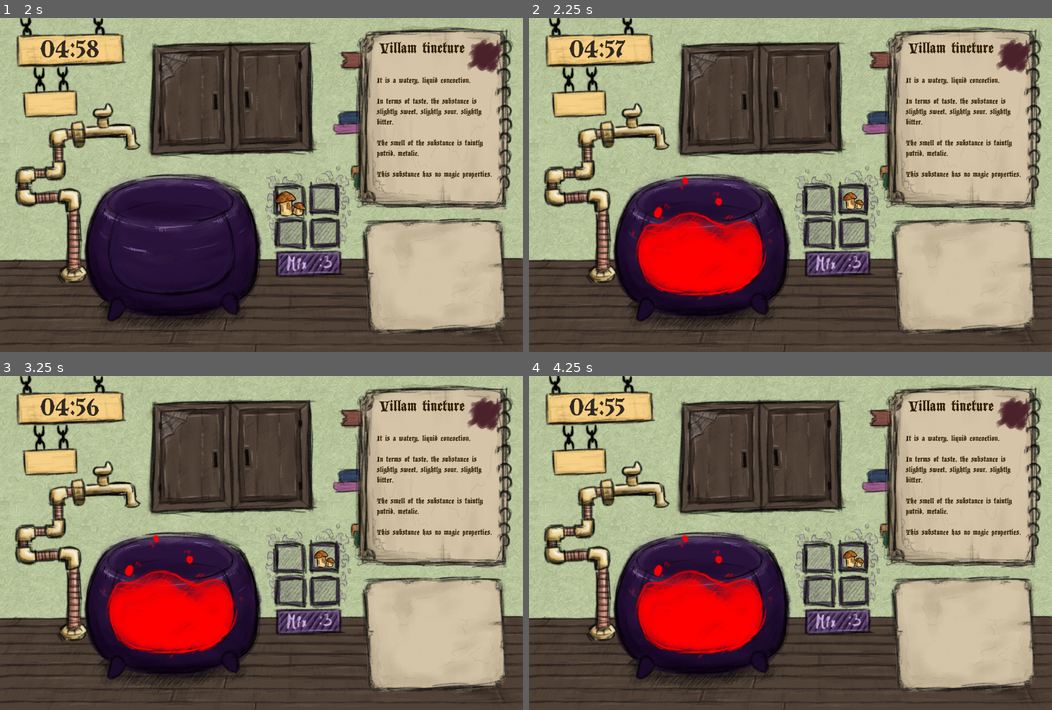
Above: before the commit, frames 1-4 (two rows, left to right).
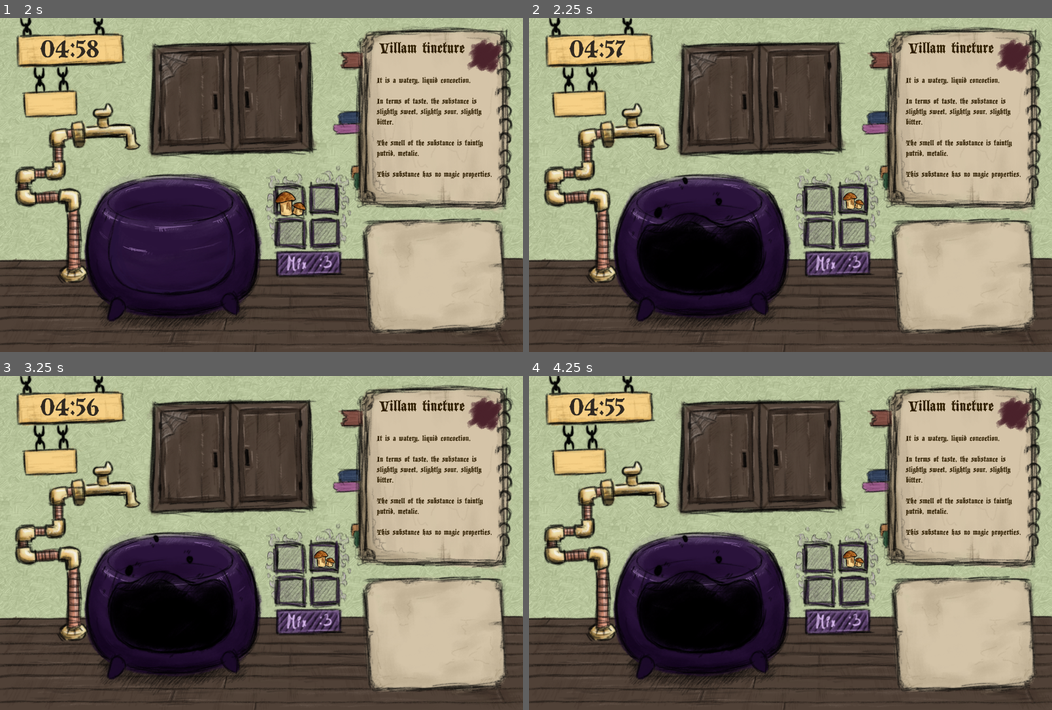
Above: after the commit, the same moments.

Repository: OsakiTsukiko/capitalist-alchemist
Game: Godot game, scene res://src/game_scene/game_scene.tscn
Two runs of this game, one before a commit and one after it. Both use one fixed random seed, a clock stepped at 60 frames per second and the inputs below. This scene is started directly instead of the project's main scene.
Inputs (mouse positions are in pixels of both pictures, inside the frame that each line leads up to):
- Up to frame 1 (2 s): click (235, 98) at 0.5 s; click (287, 201) at 1.25 s
- Up to frame 2 (2.25 s): click (853, 198) at 2 s
- Up to frame 3 (3.25 s): click (292, 589) at 2.75 s
- Up to frame 4 (4.25 s): click (853, 589) at 3.5 s

Frame 1 is identical in both runs. In frame 2, 5.2% of the frame differs, in the area x 19-47%, y 47-85%; in frame 3, 5.2%; in frame 4, 5.2%.

Commit message:
cauldron logic + sound for game scene

Diff:
--- a/src/game_scene/cab_btn.gd
+++ b/src/game_scene/cab_btn.gd
@@ -24,5 +24,6 @@
 
 
 func _on_ing_pressed():
+	SoundManager.play_sound("interface click")
 	if(get_tree().get_nodes_in_group("cabinet")[0].has_method("select_ing")):
 		get_tree().get_nodes_in_group("cabinet")[0].select_ing(ing)
--- a/src/game_scene/game_scene.gd
+++ b/src/game_scene/game_scene.gd
@@ -27,9 +27,9 @@
 @onready var description_label = $CanvasLayer/PotionDescriptionLabel
 
 func _ready():
+	SoundManager.play_sound("door")
 	timer.start()
-	current_potion = Potion.randomize_potion()
-	update_journal_display()
+	create_new_potion()
 
 func _process(delta):
 	if (indicator_visible && !cabinet_node.visible):
@@ -60,6 +60,7 @@
 	item_in_hand.visible = true
 
 func _on_cabinet_btn_pressed():
+	SoundManager.play_sound("interface click")
 	cabinet_node.visible = true
 	indicator_visible = false
 	indicator.visible = indicator_visible
@@ -83,6 +84,7 @@
 	ing_l[0] = selected_ing
 	if (selected_ing != null):
 		ing_btn_1.texture_normal = selected_ing.texture
+		SoundManager.play_sound("brew")
 	else:
 		ing_btn_1.texture_normal = null
 	selected_ing = null
@@ -92,6 +94,7 @@
 	ing_l[1] = selected_ing
 	if (selected_ing != null):
 		ing_btn_2.texture_normal = selected_ing.texture
+		SoundManager.play_sound("brew")
 	else:
 		ing_btn_2.texture_normal = null
 	selected_ing = null
@@ -101,6 +104,7 @@
 	ing_l[2] = selected_ing
 	if (selected_ing != null):
 		ing_btn_3.texture_normal = selected_ing.texture
+		SoundManager.play_sound("brew")
 	else:
 		ing_btn_3.texture_normal = null
 	selected_ing = null
@@ -110,14 +114,19 @@
 	ing_l[3] = selected_ing
 	if (selected_ing != null):
 		ing_btn_4.texture_normal = selected_ing.texture
+		SoundManager.play_sound("brew")
 	else:
 		ing_btn_4.texture_normal = null
 	selected_ing = null
 	item_in_hand.visible = false
 
 func _on_mix_btn_pressed():
+
 	if (is_ingl_valid()):
-		print("AOK")
+		SoundManager.play_sound("brew")
+		if Utils.compare_potions(ing_l, current_potion.ingr_array) == true:
+			#update_score()
+			create_new_potion()
 	else:
 		print("NAH")
 
@@ -136,6 +145,10 @@
 			ok = false
 			break
 	return ok
+
+func create_new_potion():
+	current_potion = Potion.randomize_potion()
+	update_journal_display()
 
 func update_journal_display():
 	$CanvasLayer/PotionNameLabel.text = current_potion.potion_name
--- a/src/game_scene/game_scene.tscn
+++ b/src/game_scene/game_scene.tscn
@@ -9,6 +9,10 @@
 [ext_resource type="Texture2D" uid="uid://xmx2qpspvagw" path="res://assets/img/ing/ABIGAIL.png" id="6_tsl88"]
 [ext_resource type="Shader" path="res://src/temp_scene/temp_scene.gdshader" id="8_3ri3a"]
 [ext_resource type="Texture2D" uid="uid://ce6p0d78poca5" path="res://assets/img/SCRIB.png" id="8_6jdog"]
+
+[sub_resource type="ShaderMaterial" id="ShaderMaterial_njdpf"]
+shader = ExtResource("8_3ri3a")
+shader_parameter/color = null
 
 [sub_resource type="ShaderMaterial" id="ShaderMaterial_ywsex"]
 shader = ExtResource("8_3ri3a")
@@ -24,6 +28,7 @@
 
 [node name="CauldCont" type="Sprite2D" parent="."]
 visible = false
+material = SubResource("ShaderMaterial_njdpf")
 scale = Vector2(0.8, 0.8)
 texture = ExtResource("3_tdwi6")
 centered = false
--- a/src/potion.gd
+++ b/src/potion.gd
@@ -62,5 +62,6 @@
 		rand_ingr_arr.append(rand_ingr)
 
 	var potion: Potion = Potion.new(rand_ingr_arr)
-
+	for i in potion.ingr_array:
+		print(i.id)
 	return potion
--- a/src/sound_manager/sound_manager.gd
+++ b/src/sound_manager/sound_manager.gd
@@ -21,7 +21,7 @@
 	match sound_name:
 		"interface click":
 			interface_click_player.play()
-		"brew_potion":
+		"brew":
 			brew_potion_player.play()
 		"buy_potion":
 			buy_potion_player.play()
Not shown: 1 places in src/game_scene/game_scene.tscn that only renumber resources
